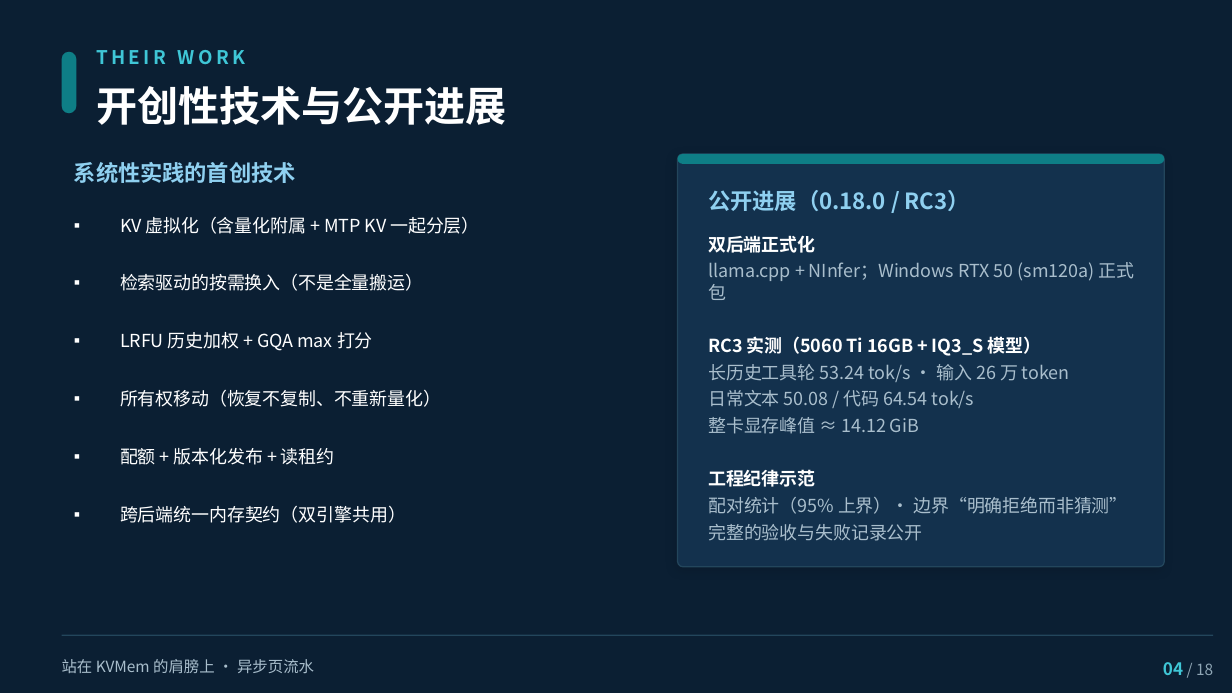
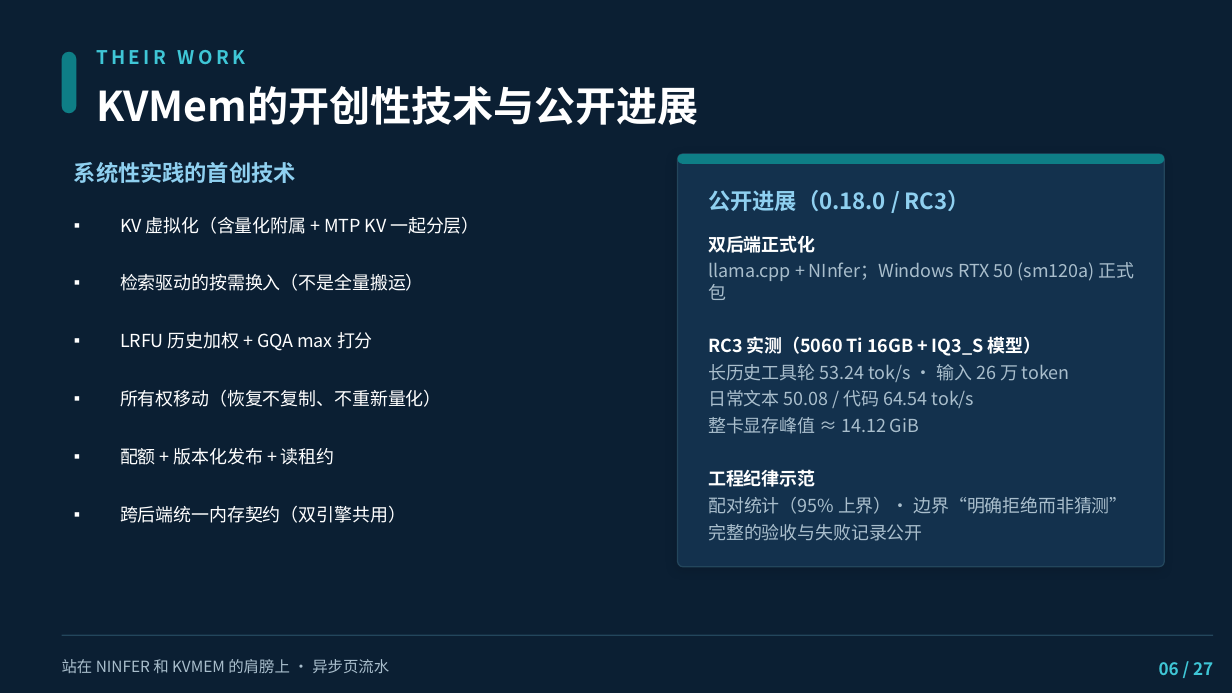
Before and after one commit to paicat1/Ninfer-KVMem-Async, a slide deck: slide 6 of docs/异步页流水-技术说明.pptx (slide 4 before the commit). Drawn at 1232x693 pixels with LibreOffice and Linux fonts; fonts in the diff are those of the drawing. Boxes give left, top, right and bottom in pixels: in the first picture for what was removed or moved away, otherwise in the second. Text is boxed around its words. In the diff, an @@ line names an element or a change of style, - is before the commit and + after.

Commit message:
docs(PPT): 微调批次⑤——①封面（站在 NINFER 和 KVMEM 肩膀上 26pt / 主标题+英文名 30pt）②新增 NINFER 引擎介绍页与沈三殊醒目页（金色 kicker）③新增算法基础页（调度大脑继承上游/步进执行器自研）+ 页放哪改物理基础 ④死亡谷拆两页（150h 嫌疑圈定 / 转机：死机-风暴-降Gen-新配方）+ 追捕改名第一阶段 ⑤诚实清单重梳（深载性能边界非谷成因/统计强度卡）⑥开源页重梳（嫌疑圈定+初步消除口径）⑦新增三层加速栈/数学基础/DEPTH 页深色统一 ⑧页码全片重编 /27

```diff
--- a/docs/异步页流水-技术说明.pptx
+++ b/docs/异步页流水-技术说明.pptx
@@ text at box(96, 86, 699, 125): text changed @@
-开创性技术与公开进展
+KVMem的开创性技术与公开进展
@@ text at box(62, 659, 389, 674): text changed @@
-站在 KVMem 的肩膀上 · 异步页流水
+站在 NINFER 和 KVMEM 的肩膀上 · 异步页流水
@@ text at box(1159, 662, 1213, 675): text changed; size 9 to 10 pt; text colour #8FA6B5 to #3FC6D6; bold on @@
-04 / 18
+06 / 27
```
Also in this commit, not shown: 17 other slides changed, 5 slides added, 1 other file.
